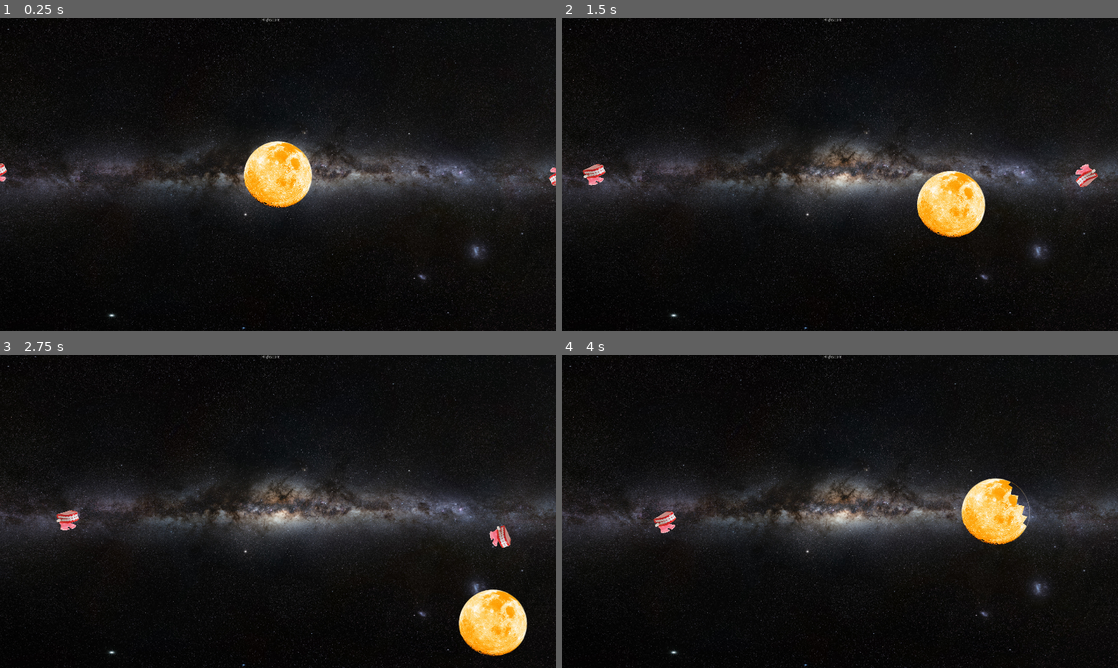
Above: before the commit, frames 1-4 (two rows, left to right).
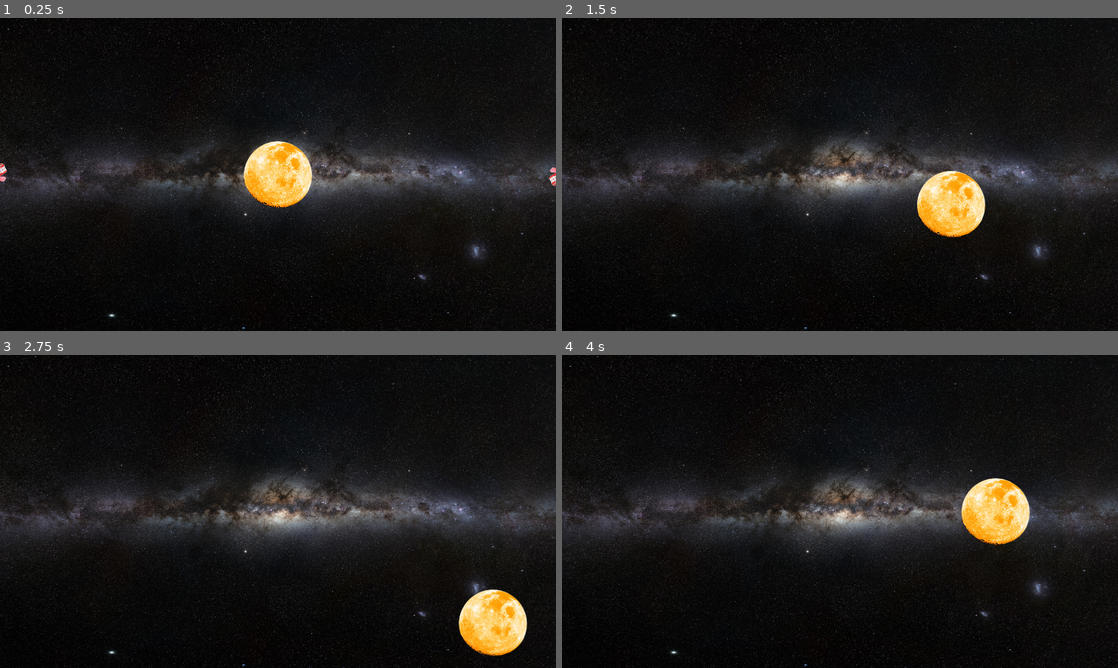
Above: after the commit, the same moments.

Repository: PushingPolygons/moonchomper-RosemaryKoshy
Game: Godot game, scene res://level/level.tscn
Two runs of this game, one before a commit and one after it. Both use one fixed random seed, a clock stepped at 60 frames per second and the inputs below.
Inputs (mouse positions are in pixels of both pictures, inside the frame that each line leads up to):
- Up to frame 1 (0.25 s): no input
- Up to frame 2 (1.5 s): move the mouse to (1112, 174) at 0.52 s; press the mouse at (1112, 174) at 0.53 s; hold Right (ui_right) 0.53-1.28 s; move the mouse to (589, 174) at 1.27 s; release the mouse at (589, 174) at 1.28 s; hold Down (ui_down) from 1.28 s (still down); right-click (589, 174) at 1.35 s; click (589, 174) at 1.42 s
- Up to frame 3 (2.75 s): move the mouse to (333, 442) at 2.02 s; release Down (ui_down) at 2.03 s; press the mouse at (333, 442) at 2.03 s; hold Right (ui_right) from 2.03 s (still down)
- Up to frame 4 (4 s): move the mouse to (812, 574) at 2.77 s; release Right (ui_right) at 2.78 s; release the mouse at (812, 574) at 2.78 s; hold Up (ui_up) 2.78-3.53 s; right-click (812, 574) at 2.85 s; click (812, 574) at 2.92 s; move the mouse to (1006, 558) at 3.52 s; press the mouse at (1006, 558) at 3.53 s; hold Left (ui_left) from 3.53 s (still down)

The runs differ from the first frame. In frame 1, less than 0.1% of the frame differs, in the area x 47-51%, y 0-2%; in frame 2, 0.4%; in frame 3, 0.4%; in frame 4, 0.4%, in the area x 16-85%, y 0-61%.

Commit message:
fix bug: menu prevents click on enemies

Diff:
--- a/code/menu/assets/menu.gd
+++ b/code/menu/assets/menu.gd
@@ -9,7 +9,7 @@
 
 # Called when the menu enters the scene
 func _ready():
-	$Panel.hide()
+	self.hide()
 
 func _on_Resume_button_down():
 	update()
@@ -25,6 +25,6 @@
 func update():
 	get_tree().paused = !get_tree().paused
 	if get_tree().paused:
-		$Panel.show()
+		self.show()
 	else:
-		$Panel.hide()
+		self.hide()
